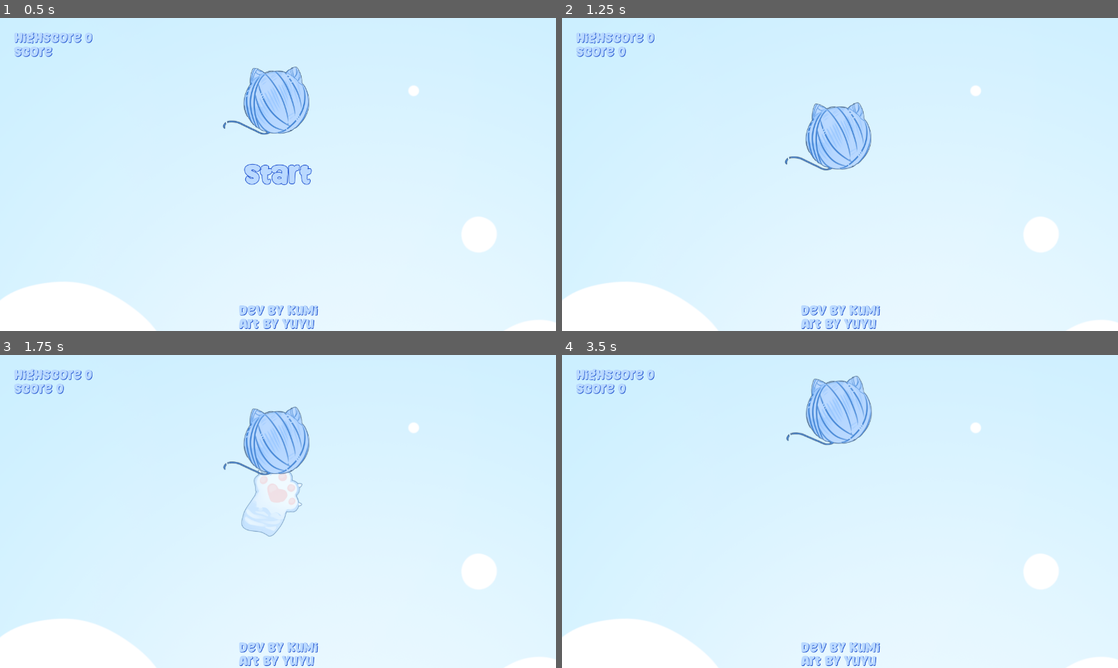
Above: before the commit, frames 1-4 (two rows, left to right).
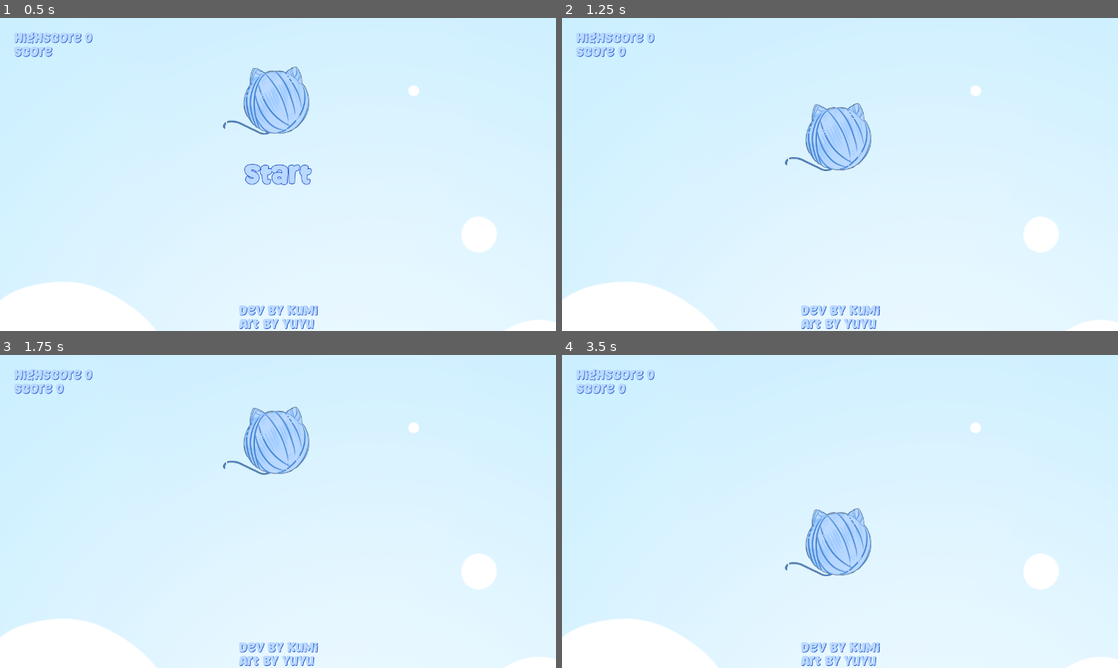
Above: after the commit, the same moments.

Repository: kumikohime/ClickTheBall
Game: Godot game, scene res://Game.tscn
The game is run twice, just before and just after one commit, with the same random seed, the same clock (stepped at 60 frames per second) and the same inputs.
Inputs (mouse positions are in pixels of both pictures, inside the frame that each line leads up to):
- Up to frame 1 (0.5 s): no input
- Up to frame 2 (1.25 s): click "Start" at 0.5 s
- Up to frame 3 (1.75 s): tap Enter (ui_accept) at 1.25, 1.52 s; move the mouse to (278, 477) at 1.27 s; click (278, 477) at 1.42 s
- Up to frame 4 (3.5 s): move the mouse to (728, 527) at 2.02 s; click (728, 527) at 2.17 s; tap Enter (ui_accept) at 2.27 s; move the mouse to (895, 442) at 2.77 s; click (895, 442) at 2.92 s

Frame 1 is identical in both runs. In frame 2, 0.5% of the frame differs, in the area x 40-56%, y 26-49%; in frame 3, 0.5%; in frame 4, 4.2%, in the area x 40-56%, y 6-71%.
Error before the commit: Invalid call. Nonexistent function 'reset' in base 'RigidBody2D (BallBody.gd)'. (res://Game.gd:44)

Commit message:
Improve ball game feel

Diff:
--- a/project/Game.tscn
+++ b/project/Game.tscn
@@ -90,9 +90,9 @@
 grow_vertical = 2
 size_flags_vertical = 0
 focus_mode = 0
+theme_override_colors/font_hover_color = Color(0.0588235, 0.266667, 0.796078, 1)
+theme_override_colors/font_pressed_color = Color(0.0588235, 0.266667, 0.796078, 1)
 theme_override_colors/font_color = Color(0.729412, 0.85098, 1, 1)
-theme_override_colors/font_pressed_color = Color(0.0588235, 0.266667, 0.796078, 1)
-theme_override_colors/font_hover_color = Color(0.0588235, 0.266667, 0.796078, 1)
 theme_override_colors/font_outline_color = Color(0.0588235, 0.266667, 0.796078, 1)
 theme_override_constants/outline_size = 5
 theme_override_font_sizes/font_size = 64
@@ -134,9 +134,11 @@
 [node name="Ball" parent="." instance=ExtResource("3_wu7tn")]
 position = Vector2(637, 193)
 input_pickable = false
+linear_damp = 0.0
+click_velocity = Vector2(0, -1000)
+incremental_grav_factor = 1.1
 
 [node name="AudioListener2D" type="AudioListener2D" parent="Ball"]
-current = true
 
 [node name="Bounds" type="StaticBody2D" parent="."]
 physics_material_override = SubResource("PhysicsMaterial_k013m")
--- a/project/scenes/Ball/BallBody.gd
+++ b/project/scenes/Ball/BallBody.gd
@@ -3,6 +3,11 @@
 signal clicked
 
 @export var click_velocity = Vector2(0, -500)
+@export var base_grav_scale = 0.35
+@export var incremental_grav_factor = 1.05
+
+var _target_position = Vector2()
+var _reset_state = false
 
 func _input_event(viewport, event: InputEvent, shape_idx):
 	if event is InputEventMouseButton:
@@ -12,10 +17,25 @@
 			clicked.emit()
 
 func bounce(pivot = global_position):
-	linear_velocity = click_velocity
+	linear_velocity = click_velocity * sqrt(gravity_scale)
+
 	var impulse_direction = global_position - pivot
 	impulse_direction *= 0.25
 	impulse_direction.y = 0
 	var final_impulse = impulse_direction
-	apply_impulse(final_impulse, global_position)
+	apply_impulse(final_impulse * gravity_scale, global_position)
 	$AnimationPlayer.play("squish")
+	gravity_scale *= incremental_grav_factor
+
+
+func _integrate_forces(state):
+	if _reset_state:
+		state.transform = Transform2D(0.0, _target_position)
+		_reset_state = false
+
+func move_to(target_position: Vector2):
+	_target_position = target_position;
+	_reset_state = true;
+
+func reset():
+	gravity_scale = base_grav_scale
